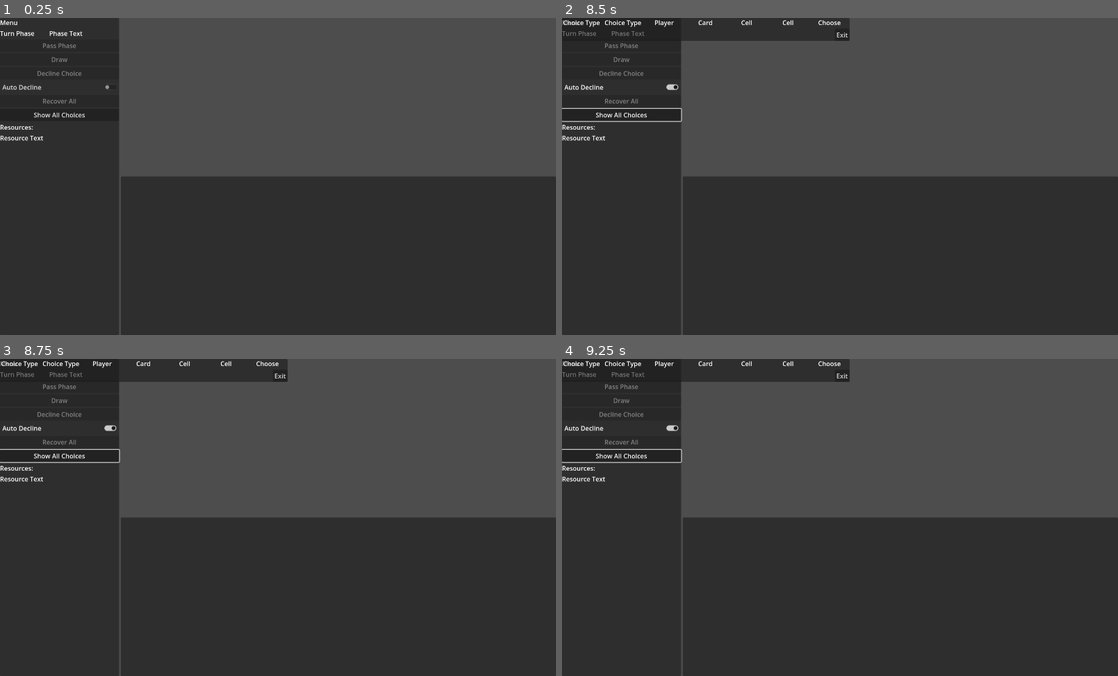
Above: before the commit, frames 1-4 (two rows, left to right).
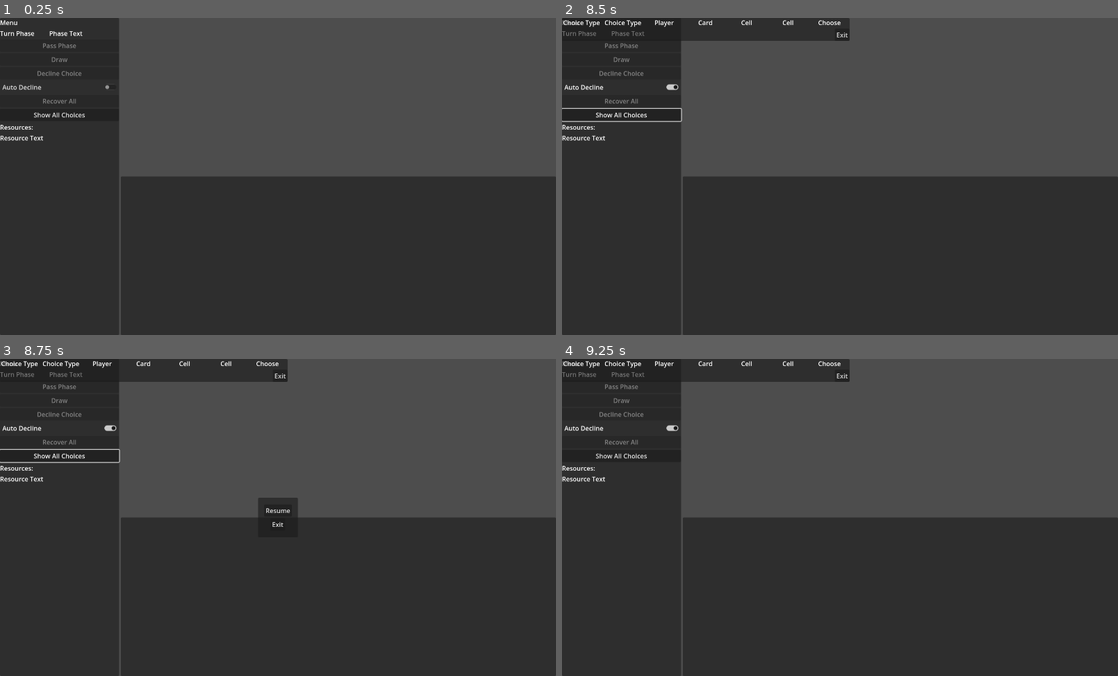
Above: after the commit, the same moments.

Repository: nckjchm/gd_cardgame
Game: Godot game, scene res://game.tscn
Two runs of this game, one before a commit and one after it. Both use one fixed random seed, a clock stepped at 60 frames per second and the inputs below. This scene is started directly instead of the project's main scene.
Inputs (mouse positions are in pixels of both pictures, inside the frame that each line leads up to):
- Up to frame 1 (0.25 s): no input
- Up to frame 2 (8.5 s): click "Auto Decline" at 0.5 s; click "Show All Choices" at 1.25 s; click "Auto Decline" at 2 s; click "Show All Choices" at 2.75 s; click "Auto Decline" at 3.5 s; click "Show All Choices" at 4.25 s; tap Enter at 5, 6.5, 8 s; drag from (901, 255) to (895, 106) at 5.02 s; tap Space at 5.75, 7.25 s; drag from (728, 192) to (812, 239) at 5.77 s; move the mouse to (895, 106) at 6.52 s; click (895, 106) at 6.67 s; drag from (812, 239) to (673, 128) at 7.27 s; move the mouse to (1006, 224) at 8.02 s; click (1006, 224) at 8.17 s
- Up to frame 3 (8.75 s): tap Escape at 8.65 s
- Up to frame 4 (9.25 s): click (840, 511) at 8.75 s, where only the run after the commit has a clickable "Resume"

Frames 1-2 are identical in both runs. In frame 3, 0.4% of the frame differs, in the area x 46-54%, y 43-53%; in frame 4, 0.2%.
Error in both runs: Invalid access to property or key 'players_info' on a base object of type 'null instance'. (res://GameManager.gd:18)

Commit message:
exit menu
added an exit menu
fixxed a remaining bug with the card focus element where it wouldnt layout correctly

Diff:
--- a/GUIController.gd
+++ b/GUIController.gd
@@ -2,21 +2,24 @@
 
 var card_menu_open := false
 var card_menu : CardMenu = null
-var card_menu_prefab = preload("res://card_menu.tscn")
+var card_menu_prefab := preload("res://card_menu.tscn")
 var cell_menu_open := false
 var cell_menu : CellMenu = null
-var cell_menu_prefab = preload("res://cell_menu.tscn")
+var cell_menu_prefab := preload("res://cell_menu.tscn")
 var all_choices_menu_open := false
 var all_choices_menu : AllChoicesMenu = null
-var all_choices_menu_prefab = preload("res://all_choices_menu.tscn")
+var all_choices_menu_prefab := preload("res://all_choices_menu.tscn")
 var card_list_menu_open := false
 var card_list_menu : CardListMenu = null
-var card_list_menu_prefab = preload("res://card_list_menu.tscn")
+var card_list_menu_prefab := preload("res://card_list_menu.tscn")
 var choice_popup_menu_open := false
 var choice_popup_menu : ChoicePopupMenu = null
-var choice_popup_menu_prefab = preload("res://choice_popup_menu.tscn")
+var choice_popup_menu_prefab := preload("res://choice_popup_menu.tscn")
 var card_focus : CardFocus
-var card_focus_prefab = preload("res://card_focus.tscn")
+var card_focus_prefab := preload("res://card_focus.tscn")
+var pause_menu : PauseMenu = null
+var pause_menu_prefab := preload("res://pause_menu.tscn")
+var pause_menu_open := false
 @onready var main_control : Control = $".."
 @onready var game_manager : GameManager = $"../GameManager"
 @onready var hand : HandDisplay = $"../GameViewContainer/MidViewBox/HandPanel"
@@ -91,6 +94,18 @@
 	)
 	update()
 
+func toggle_pause_menu():
+	if pause_menu_open:
+		close_pause_menu()
+	else:
+		open_pause_menu()
+
+func close_pause_menu():
+	if pause_menu_open:
+		pause_menu.queue_free()
+		pause_menu_open = false
+		pause_menu = null
+
 func close_card_menu():
 	if card_menu_open:
 		card_menu.queue_free()
@@ -162,6 +177,14 @@
 	cell_menu.cell = cell
 	main_control.add_child(cell_menu)
 	cell_menu.position = position
+
+func open_pause_menu():
+	if pause_menu_open:
+		return
+	pause_menu = pause_menu_prefab.instantiate()
+	pause_menu.initialize(self)
+	main_control.add_child(pause_menu)
+	pause_menu_open = true
 
 func player_card_click(card_display : CardDisplay, _player : Player, click_event : InputEventMouseButton):
 	card_focus.focus_card(card_display.card)
--- a/GameManager.gd
+++ b/GameManager.gd
@@ -170,7 +170,6 @@
 	wait_for_choice(game.current_turn.turn_player, Game.GameState.Cold)
 
 ### Game Initializing
-
 func initialize_game(playerList : Array[Player], fieldtemplate : String):
 	game = Game.new(playerList)
 	init_field(fieldtemplate)
--- a/InputController.gd
+++ b/InputController.gd
@@ -118,10 +118,13 @@
 			MOUSE_BUTTON_WHEEL_DOWN:
 				scroll(0.9)
 			MOUSE_BUTTON_WHEEL_UP:
-				scroll(1.1111111)
+				scroll(1.111111111)
 	if event is InputEventKey:
 		match event.keycode:
 			KEY_PLUS:
-				if event.pressed: scroll(1.1111111)
+				if event.pressed: scroll(1.111111111)
 			KEY_MINUS:
 				if event.pressed: scroll(0.9)
+			KEY_ESCAPE:
+				if not event.pressed:
+					gui.toggle_pause_menu()
--- a/LobbyManager.gd
+++ b/LobbyManager.gd
@@ -77,10 +77,19 @@
 		if seats[seat_key].player_key != 0:
 			taken_seats[seat_key] = { player_key = seats[seat_key].player_key, player_loaded = false}
 	game_info.seats = taken_seats
-	$"../MidPanel".visible = false
+	$"../MidPanel".hide()
 	var game_node = game_scene.instantiate()
 	game_manager=game_node.find_child("GameManager")
 	$"..".add_child(game_node)
+
+func exit_game():
+	remove_multiplayer_peer()
+	var game_node = $"../Game"
+	if game_node == null:
+		print("couldnt find game node in exit_game()")
+		return
+	game_node.queue_free()
+	$"../MidPanel".show()
 
 func is_start_valid() -> bool:
 	var taken_seats := 0
--- a/card_focus.gd
+++ b/card_focus.gd
@@ -1,4 +1,4 @@
-class_name CardFocus extends Control
+class_name CardFocus extends VBoxContainer
 
 signal card_focus_input_event(card_focus : Control, event : Event)
 
@@ -35,7 +35,6 @@
 		card_gui_display.queue_free()
 	for connection_info in get_incoming_connections():
 		connection_info["signal"].disconnect(connection_info.callable)
-	set_hidden_labels()
 
 func set_hidden_labels():
 	lbl_card_name.text = "Hidden Card"
@@ -101,7 +100,9 @@
 	card_gui_container.add_child(card_gui_display)
 	if card.card_status != Card.CardStatus.Hidden or (card.controller == gui.game_manager.local_player and card.card_position == Card.CardPosition.Hand):
 		set_shown_labels()
-	queue_redraw()
+	else:
+		set_hidden_labels()
+	get_parent().minimum_size_changed.emit()
 
 func _on_health_updated(card : Card):
 	lbl_card_health.text = "Health: %d" % card.health
@@ -116,7 +117,6 @@
 	lbl_card_speed.text = "Speed: %d" % card.speed
 
 func _on_tap_state_updated(card : Card):
-	print("tap status updated: %d" % card.tap_status)
 	lbl_card_tap_status.text = "Tap Status: %d" % card.tap_status
 
 func _on_controller_updated(card : Card):
@@ -136,5 +136,4 @@
 		set_hidden_labels()
 
 func _on_cell_updated(card : Card):
-	print("cell updated")
 	lbl_card_cell.text = card.cell.full_name
--- a/game.tscn
+++ b/game.tscn
@@ -117,7 +117,7 @@
 msaa_2d = 1
 screen_space_aa = 1
 physics_object_picking = true
-size = Vector2i(1096, 396)
+size = Vector2i(2, 2)
 render_target_update_mode = 4
 
 [node name="Field" type="Node2D" parent="GameViewContainer/MidViewBox/FieldVPC/FieldVP"]
--- /dev/null
+++ b/pause_menu.gd
@@ -0,0 +1,19 @@
+class_name PauseMenu extends PanelContainer
+
+@onready var btn_resume : Button = $VLayout/Resume
+@onready var btn_exit : Button = $VLayout/Exit
+var gui : GUIController
+
+func initialize(_gui : GUIController):
+	gui = _gui
+
+func _ready():
+	btn_resume.pressed.connect(close)
+	btn_exit.pressed.connect(exit)
+
+func exit():
+	close()
+	gui.game_manager.lobby_manager.exit_game()
+
+func close():
+	gui.close_pause_menu()
--- /dev/null
+++ b/pause_menu.tscn
@@ -0,0 +1,32 @@
+[gd_scene load_steps=2 format=3 uid="uid://ytj5sx4trp1g"]
+
+[ext_resource type="Script" path="res://pause_menu.gd" id="1_1p341"]
+
+[node name="PauseMenu" type="PanelContainer"]
+custom_minimum_size = Vector2(100, 100)
+anchors_preset = 8
+anchor_left = 0.5
+anchor_top = 0.5
+anchor_right = 0.5
+anchor_bottom = 0.5
+offset_left = -35.0
+offset_top = -15.5
+offset_right = 35.0
+offset_bottom = 15.5
+grow_horizontal = 2
+grow_vertical = 2
+script = ExtResource("1_1p341")
+
+[node name="VLayout" type="VBoxContainer" parent="."]
+layout_mode = 2
+alignment = 1
+
+[node name="Resume" type="Button" parent="VLayout"]
+layout_mode = 2
+size_flags_horizontal = 4
+text = "Resume"
+
+[node name="Exit" type="Button" parent="VLayout"]
+layout_mode = 2
+size_flags_horizontal = 4
+text = "Exit"
Not shown, changed: .DS_Store
